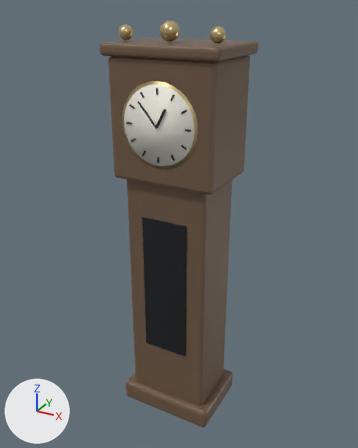
An edit to the glTF model kazeta13-godot/models/clock.glb, drawn before and after from the same camera.
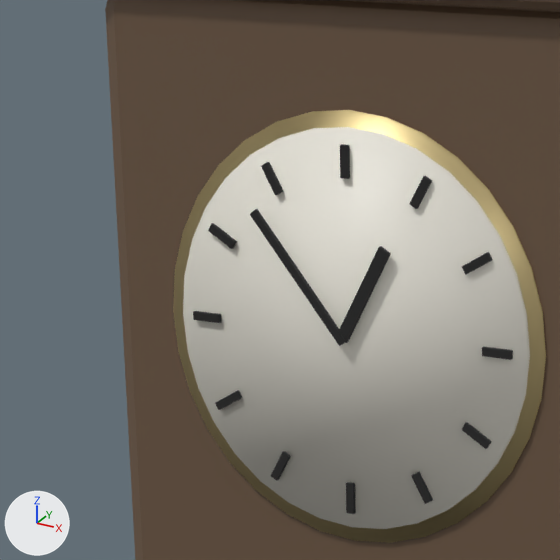
The first picture shows the older version from a 50 mm camera at (1.2, -2.19, 2.26) aimed at (-0.02, 0.02, 1.16). The close-ups show the older and then the newer version on the part from 24% to 56% of the width and 13% to 39% of the height of that picture. Only the edits that show in the close-ups are written down. Lighting does not change. The marker at lower left points along +X, +Y and +Z. Where no turn or scale is listed for an object, it has been applied to the vertices.

Names of what the first close-up shows: 'cap', 'face', 'hand_h', 'hand_m', 'hood', 'ring' and 12 more.
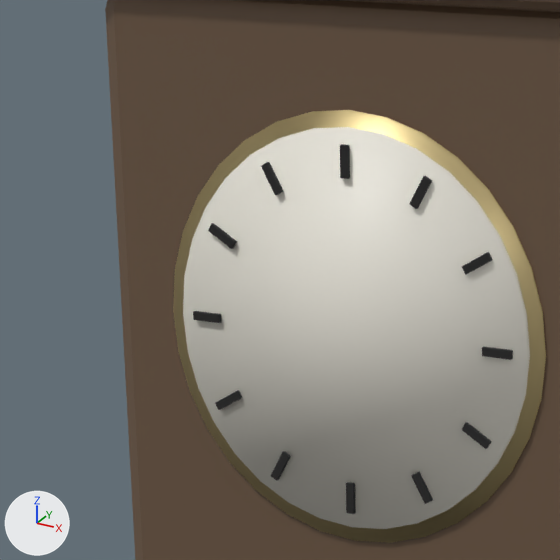
Location of each change, (x1, y1, x2, y2) in pixels of the close-ups (560 x 560 px):
```json
{"object": "hand_m", "change": "deleted", "before": [250, 209, 346, 346]}
{"object": "hand_h", "change": "deleted", "before": [339, 246, 391, 343], "on screen": "black"}
```

Edits to the scene script, one JSON object a line:
```json
{"op": "remove", "block": "ob_hand_h", "code": ["ob_hand_h = bpy.data.objects.new('hand_h', me_hand_h)", "ob_hand_h.location = (0.02, -0.224, 1.79)"]}
{"op": "remove", "block": "ob_hand_m", "code": ["ob_hand_m = bpy.data.objects.new('hand_m', me_hand_m)", "ob_hand_m.location = (-0.05, -0.226, 1.8)"]}
```
